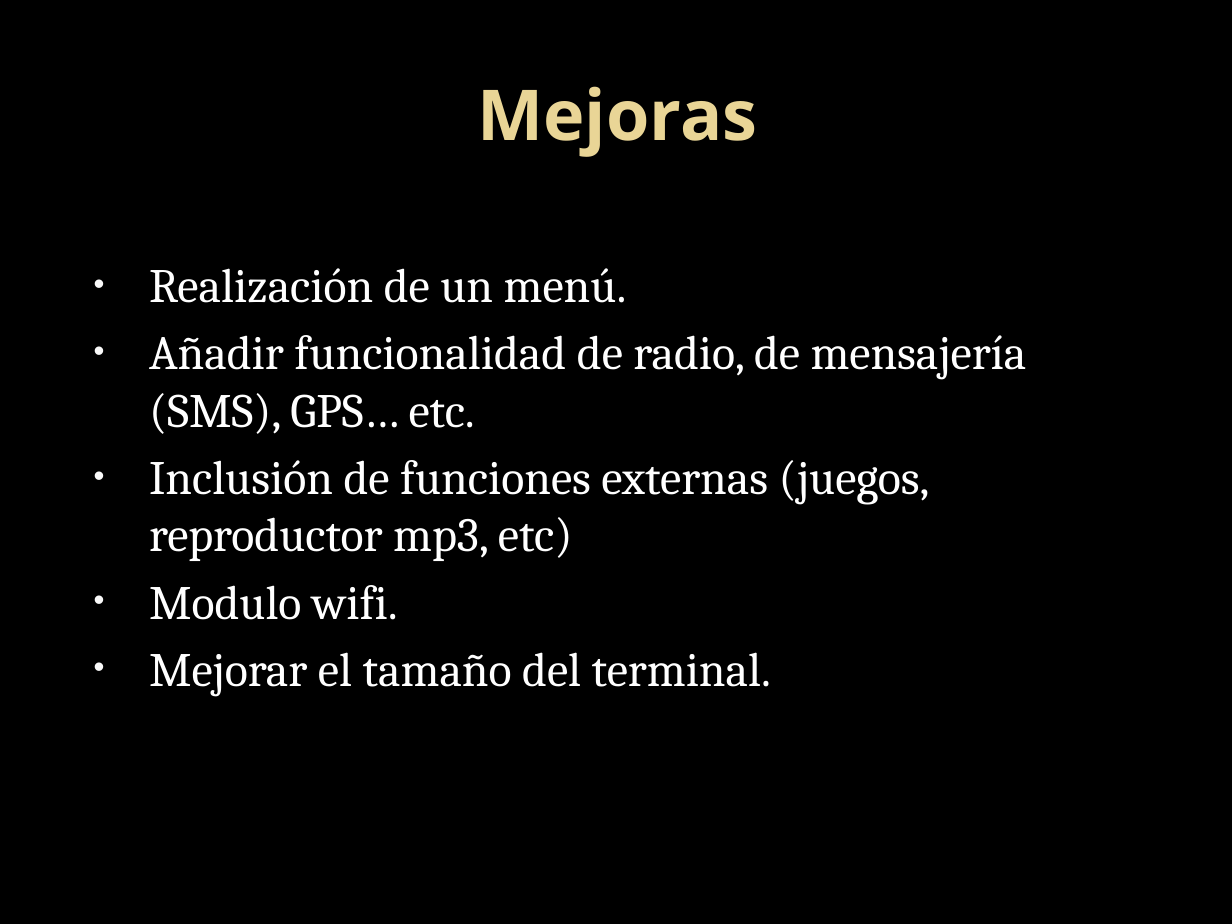
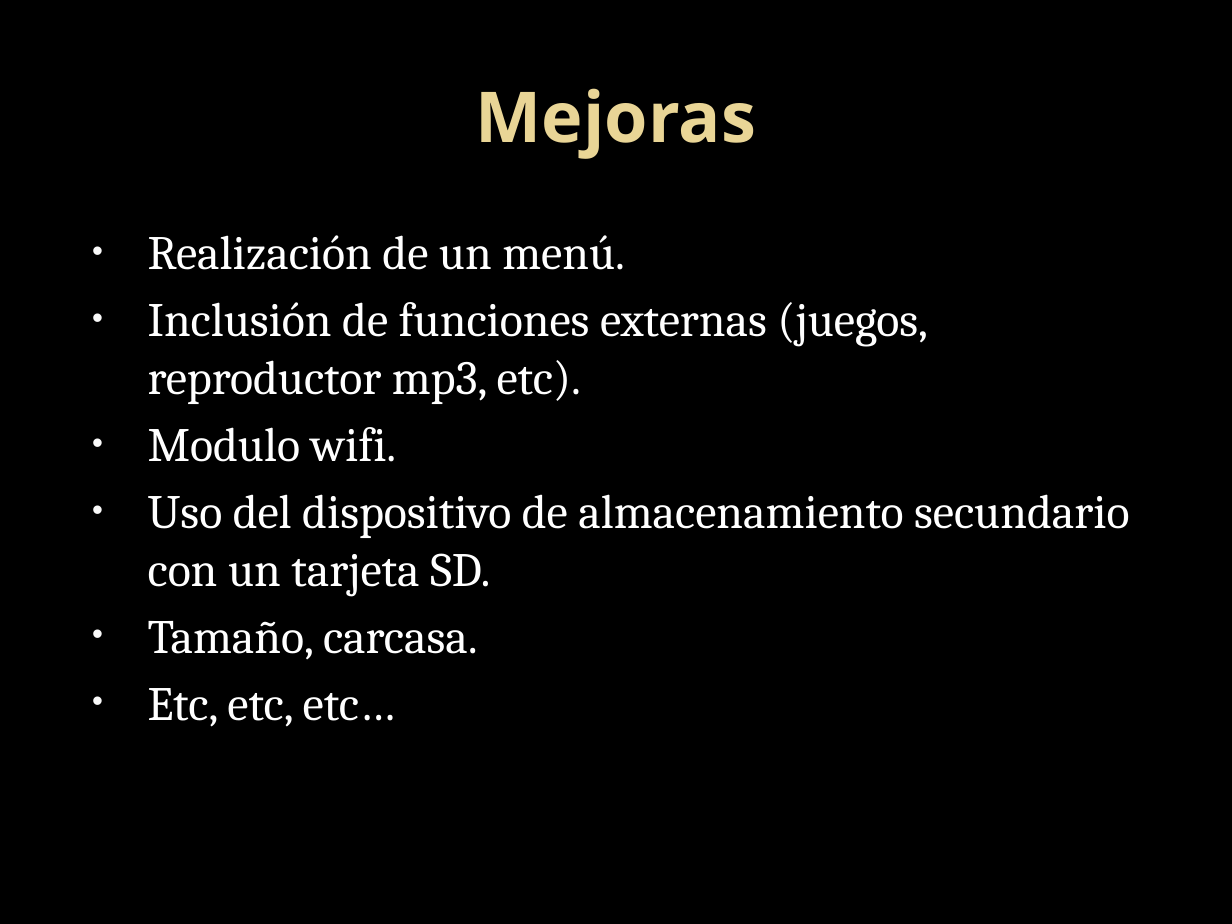
Before and after one commit to JaimeLLanos/ArduinoPhoneduino, a slide deck: slide 13 of PHONEDUINO.pptx (slide 10 before the commit). Drawn at 1232x924 pixels with LibreOffice and Linux fonts; fonts in the diff are those of the drawing; background and template pictures are left out. Boxes give left, top, right and bottom in pixels: in the first picture for what was removed or moved away, otherwise in the second. Text is boxed around its words. In the diff, an @@ line names an element or a change of style, - is before the commit and + after.

```diff
--- a/PHONEDUINO.pptx
+++ b/PHONEDUINO.pptx
@@ text "Realización de un menú.": place and size @@
-text "Realización de un menú." at box(149, 268, 1027, 696)
+text "Realización de un menú." at box(148, 235, 1129, 727)
@@ text at box(148, 302, 928, 404): text changed @@
-• Añadir funcionalidad de radio, de mensajería (SMS), GPS… etc.
-• Inclusión de funciones externas (juegos, reproductor mp3, etc)
+• Inclusión de funciones externas (juegos, reproductor mp3, etc).
@@ text at box(148, 494, 1129, 727): text changed @@
-• Mejorar el tamaño del terminal.
+• Uso del dispositivo de almacenamiento secundario con un tarjeta SD.
+• Tamaño, carcasa.
+• Etc, etc, etc…
```
Also in this commit, not shown: 7 other slides changed, 3 slides added.
